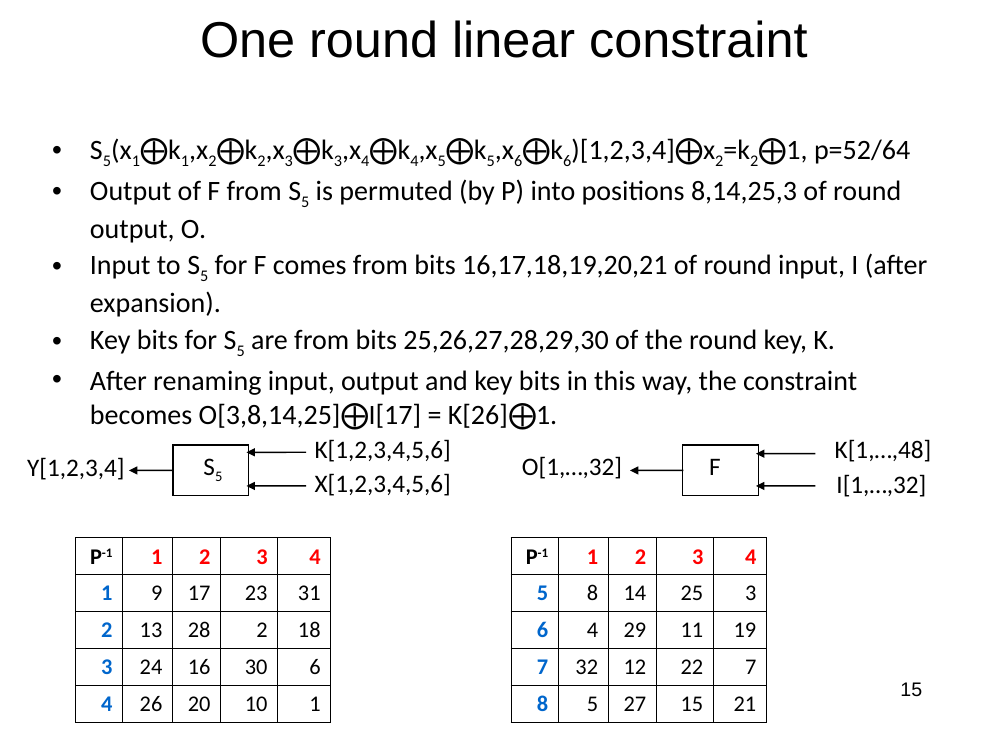
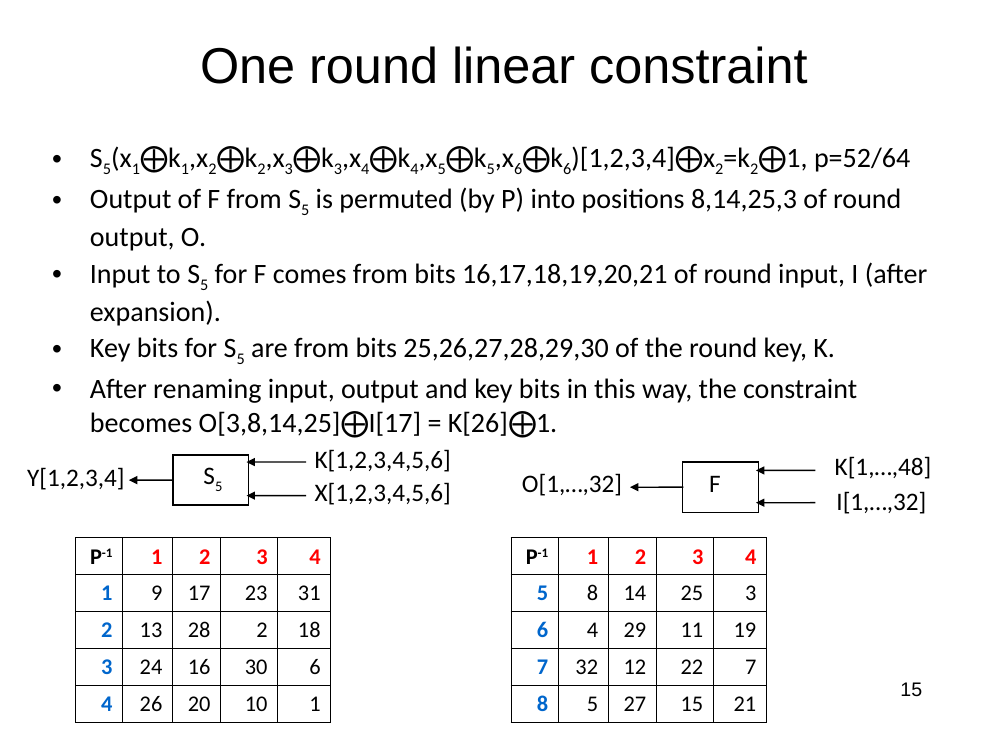
Before and after one commit to jlmucb/class_notes, a slide deck: slide 15 of BerkeleyClass/CS290Spring2013/Lectures/Cryptoclass4.pptx. Drawn at 1008x756 pixels with LibreOffice and Linux fonts; fonts in the diff are those of the drawing. Boxes give left, top, right and bottom in pixels: in the first picture for what was removed or moved away, otherwise in the second. Text is boxed around its words. In the diff, an @@ line names an element or a change of style, - is before the commit and + after.

```diff
--- a/BerkeleyClass/CS290Spring2013/Lectures/Cryptoclass4.pptx
+++ b/BerkeleyClass/CS290Spring2013/Lectures/Cryptoclass4.pptx
@@ title "One round linear constraint": place and size @@
-title "One round linear constraint" at [200,20,807,58]
+title "One round linear constraint" at [200,46,807,84]
@@ text "K[1,…,48]": place and size @@
-text "K[1,…,48]" at [835,439,932,462]
+text "K[1,…,48]" at [835,456,932,479]
@@ 5 texts, 3 arrows, 1 rectangle: place and size @@
-5 texts, 3 arrows, 1 rectangle at [27,138,927,496]
+5 texts, 3 arrows, 1 rectangle at [27,146,927,505]
@@ 3 texts, 3 arrows, 1 rectangle: place and size @@
-3 texts, 3 arrows, 1 rectangle at [522,446,926,497]
+3 texts, 3 arrows, 1 rectangle at [522,462,926,514]
```
Also in this commit, not shown: 59 other slides changed, 2 other files.
